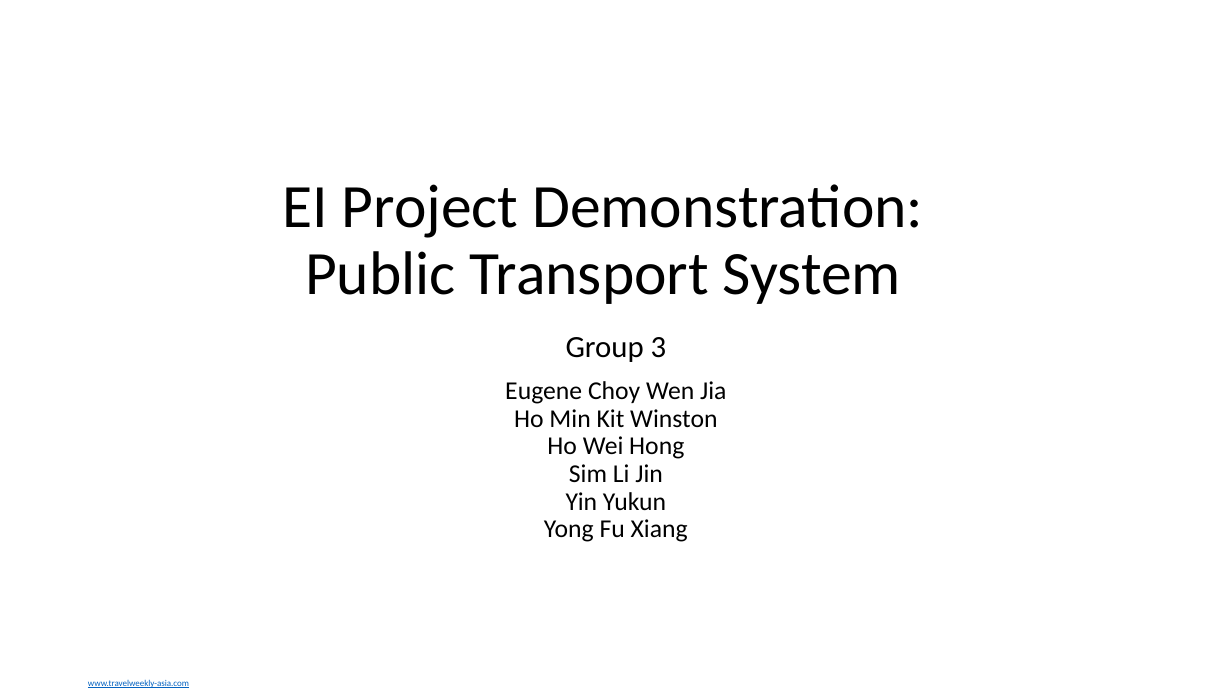
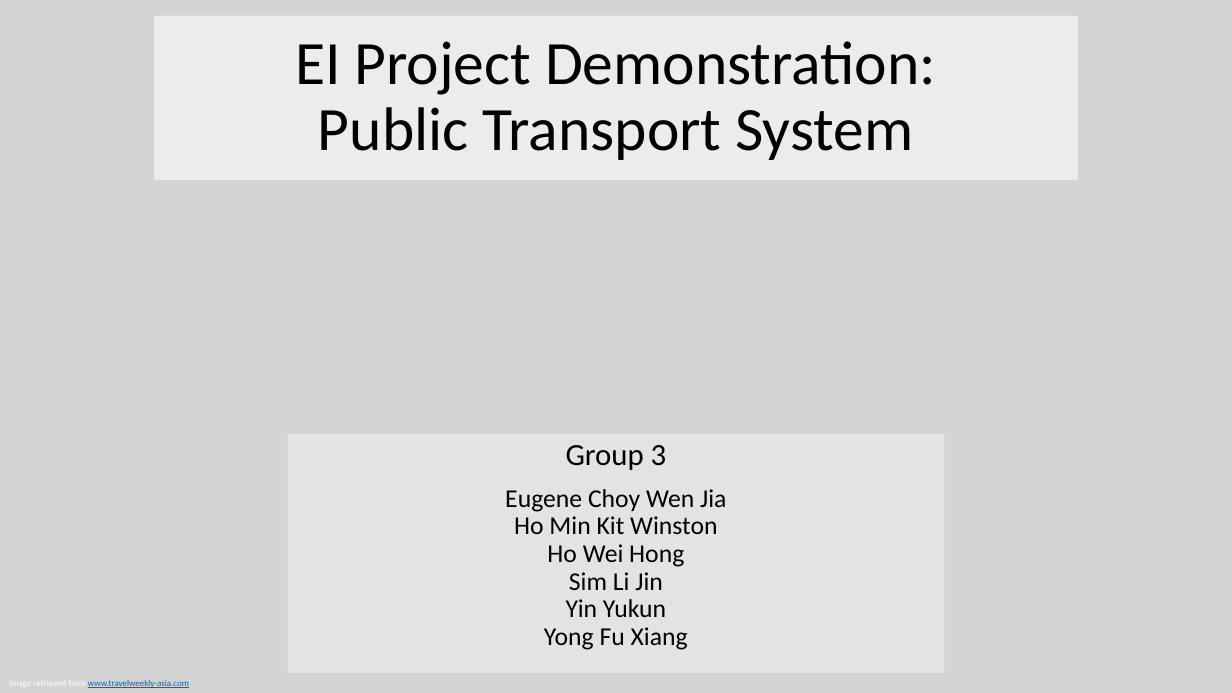
Before and after one commit to eugene-choy-2016/EI_Project, a slide deck: slide 1 of EI Diagrams2.pptx. Drawn at 1232x693 pixels with LibreOffice and Linux fonts; fonts in the diff are those of the drawing; background and template pictures are left out. Boxes give left, top, right and bottom in pixels: in the first picture for what was removed or moved away, otherwise in the second. Text is boxed around its words. In the diff, an @@ line names an element or a change of style, - is before the commit and + after.

```diff
--- a/EI Diagrams2.pptx
+++ b/EI Diagrams2.pptx
@@ rectangle added at bbox=[0, 0, 1232, 693], fill #000000 at 17% opacity @@
@@ title "EI Project Demonstration: Public Transport ...": place and size @@
-title "EI Project Demonstration: Public Transport ..." at bbox=[282, 184, 923, 304]
+title "EI Project Demonstration: Public Transport ..." at bbox=[154, 16, 1079, 180]
@@ title "EI Project Demonstration: Public Transport ..." at bbox=[154, 16, 1079, 180]: vertical alignment bottom to middle @@
@@ subtitle "Group 3": place and size @@
-subtitle "Group 3" at bbox=[505, 337, 726, 542]
+subtitle "Group 3" at bbox=[287, 434, 945, 673]
```
Also in this commit, not shown: 1 other slide changed, 1 slide added.
